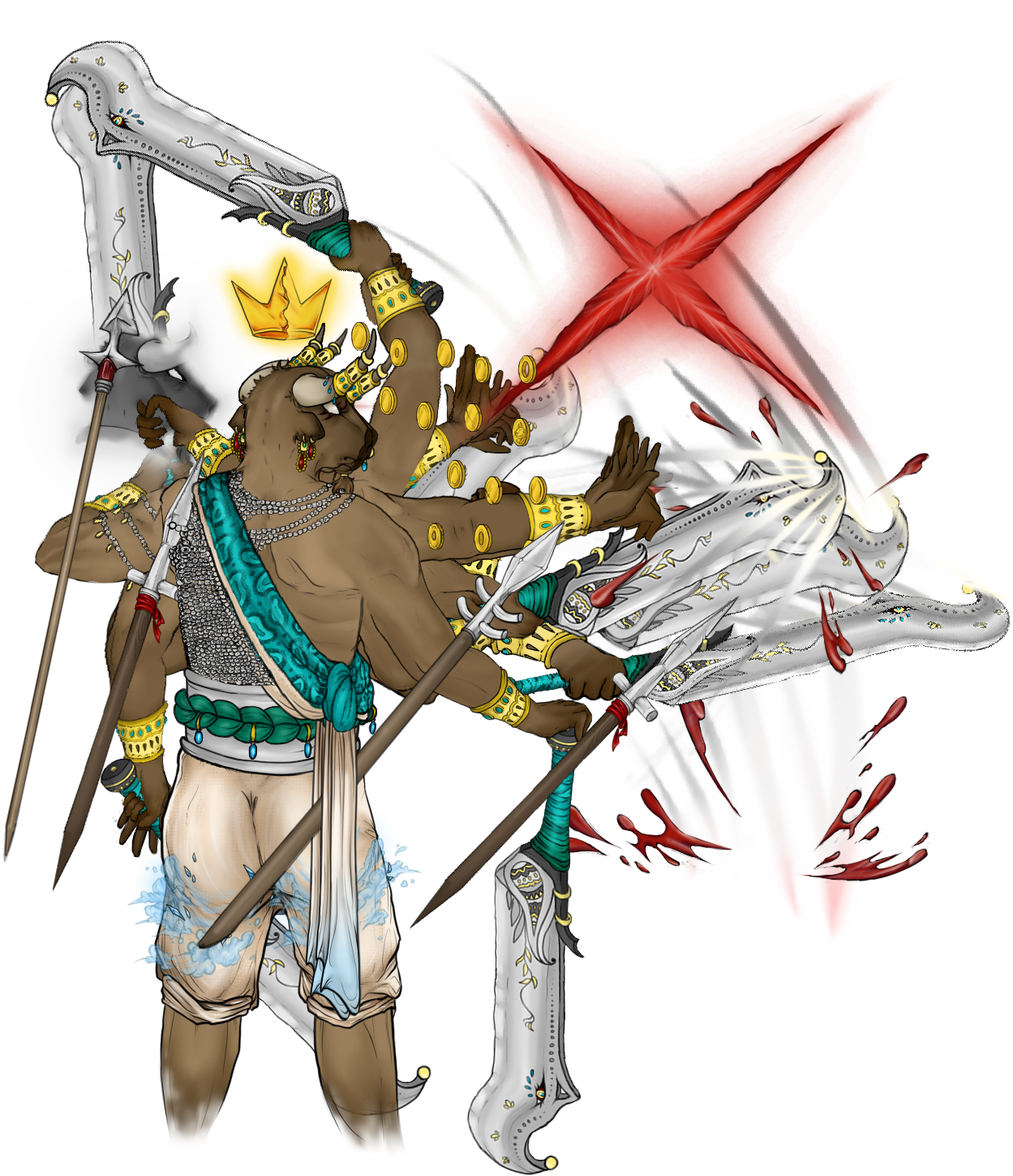
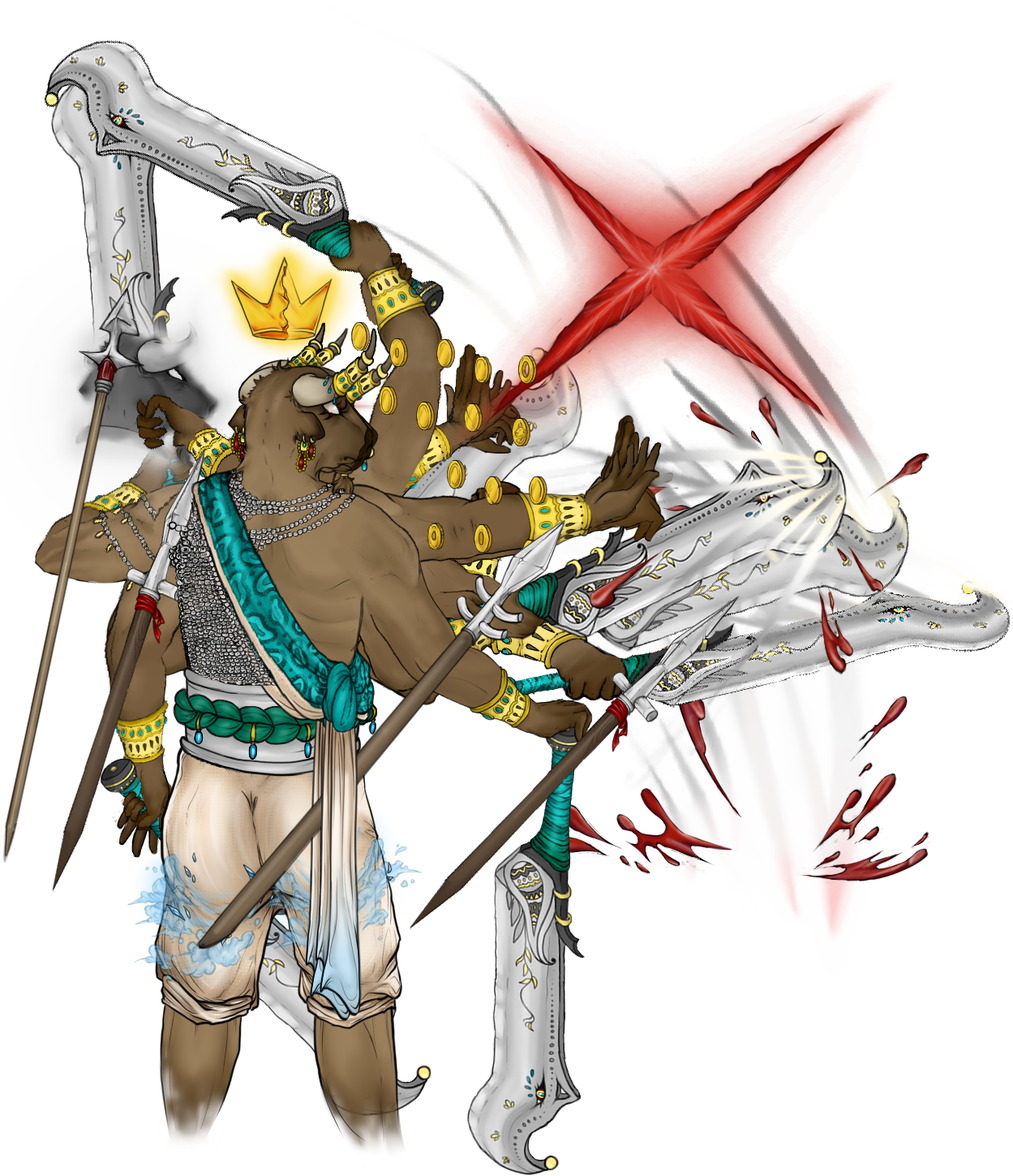
Two versions of the same layered image (1013 × 1176). Layer-by-layer changes:
hid "attaque_omoplatte_gauche", painted on it over (x1=154, y1=470, x2=274, y2=596)
hid "attaque_omoplatte_droite", painted on it over (x1=249, y1=476, x2=390, y2=598)
hid "idle_omoplate_droite" over (x1=266, y1=480, x2=388, y2=598)
hid group "Tendu" (1st of 2, in "Corps") (1 layers) over (x1=264, y1=482, x2=388, y2=598)
hid "poing_omoplate_droite" over (x1=270, y1=484, x2=390, y2=598)
hid "stop_omoplate_droite" over (x1=262, y1=481, x2=388, y2=597)
